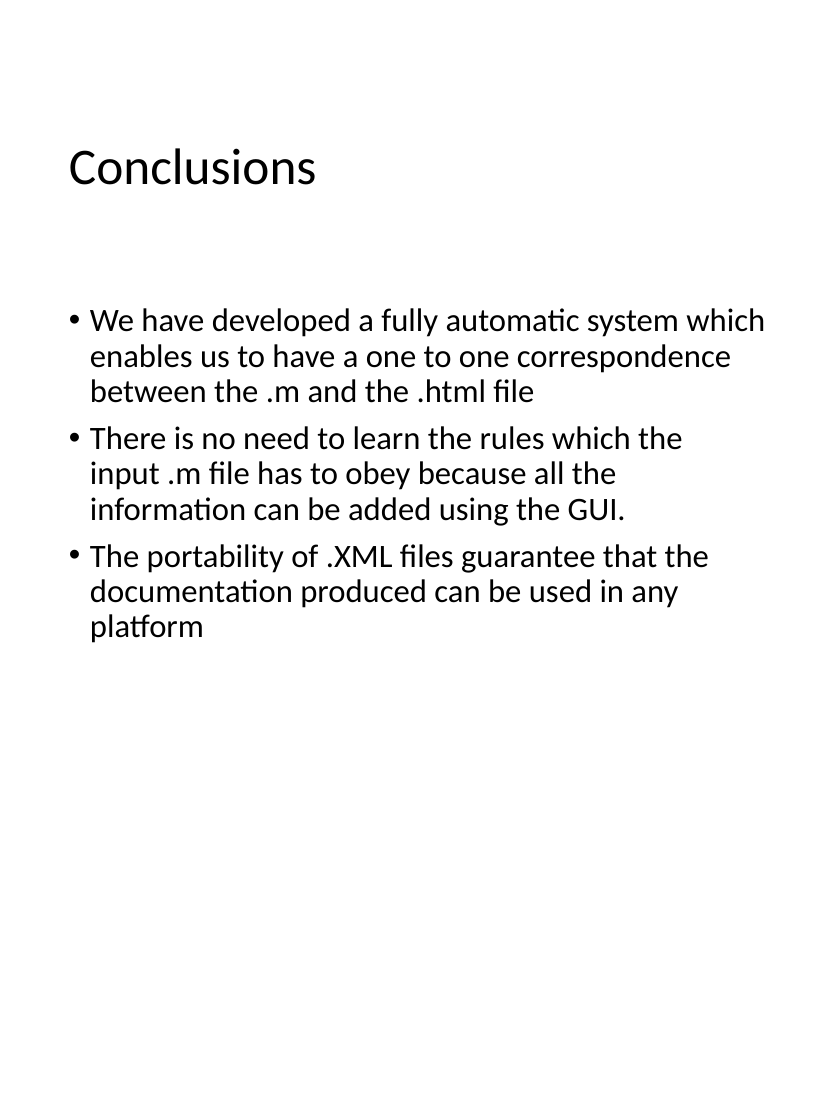
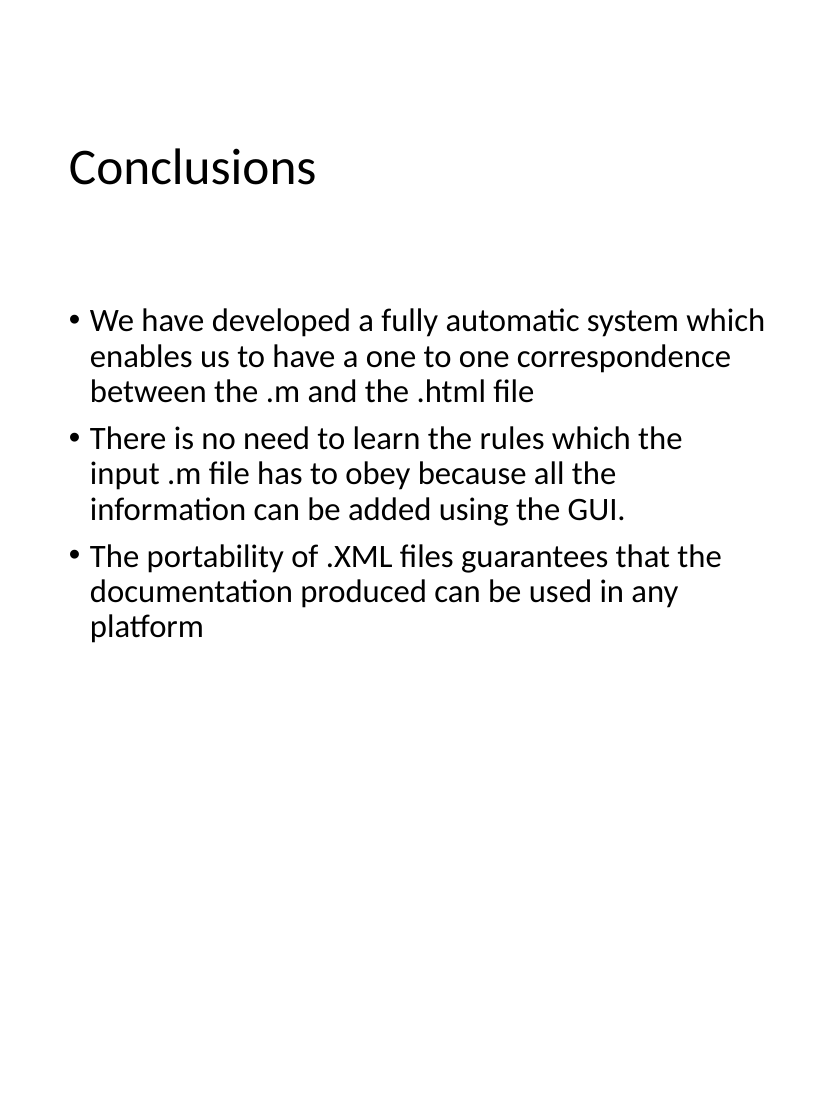
Before and after one commit to kvcorb/FSDA, a slide deck: slide 31 of utilities_help/FlowChart.pptx (slide 30 before the commit). Drawn at 840x1120 pixels with LibreOffice and Linux fonts; fonts in the diff are those of the drawing. Boxes give left, top, right and bottom in pixels: in the first picture for what was removed or moved away, otherwise in the second. Text is boxed around its words. In the diff, an @@ line names an element or a change of style, - is before the commit and + after.

```diff
--- a/utilities_help/FlowChart.pptx
+++ b/utilities_help/FlowChart.pptx
@@ text at [90,544,721,643]: text changed @@
-• The portability of .XML files guarantee that the documentation produced can be used in any platform
+• The portability of .XML files guarantees that the documentation produced can be used in any platform
```
Also in this commit, not shown: 1 slide added, 3 other files.
